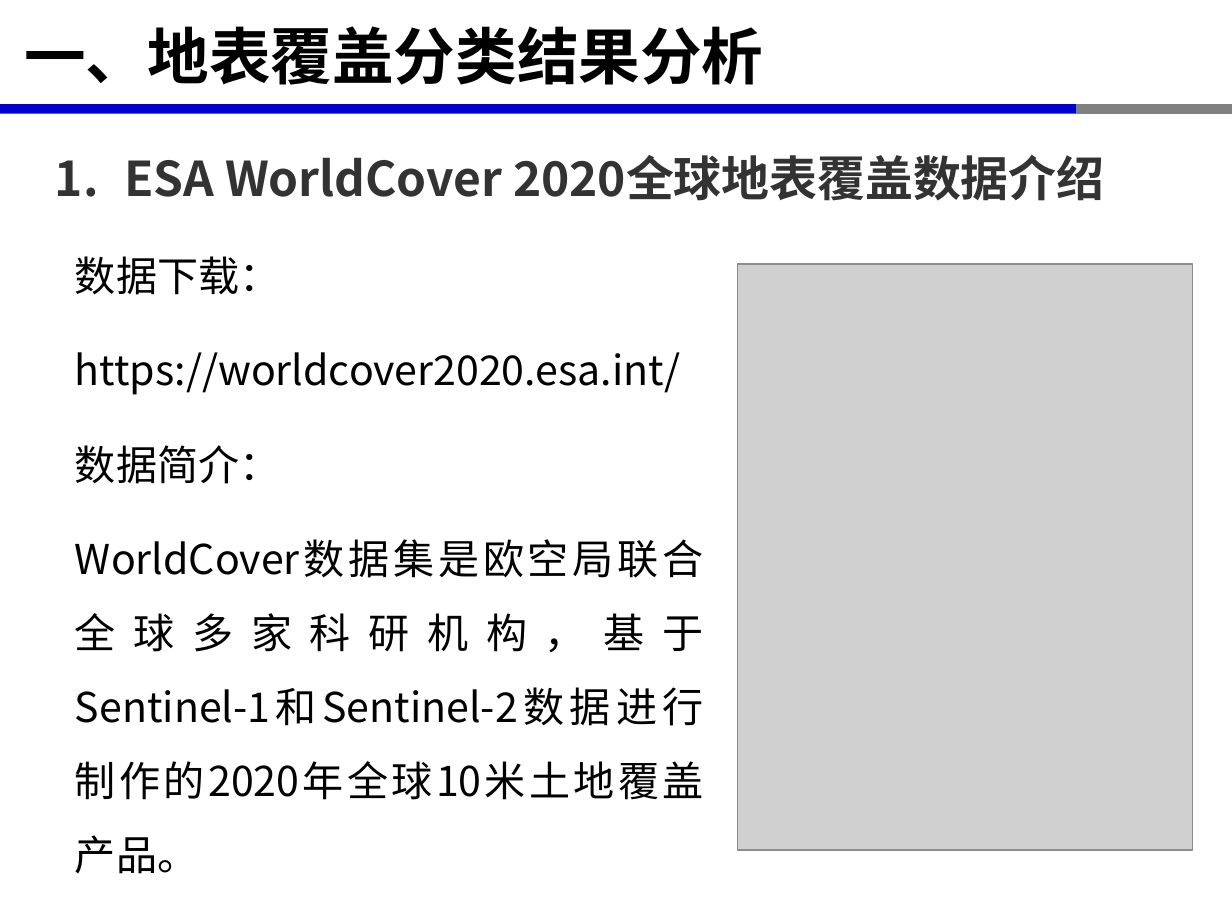
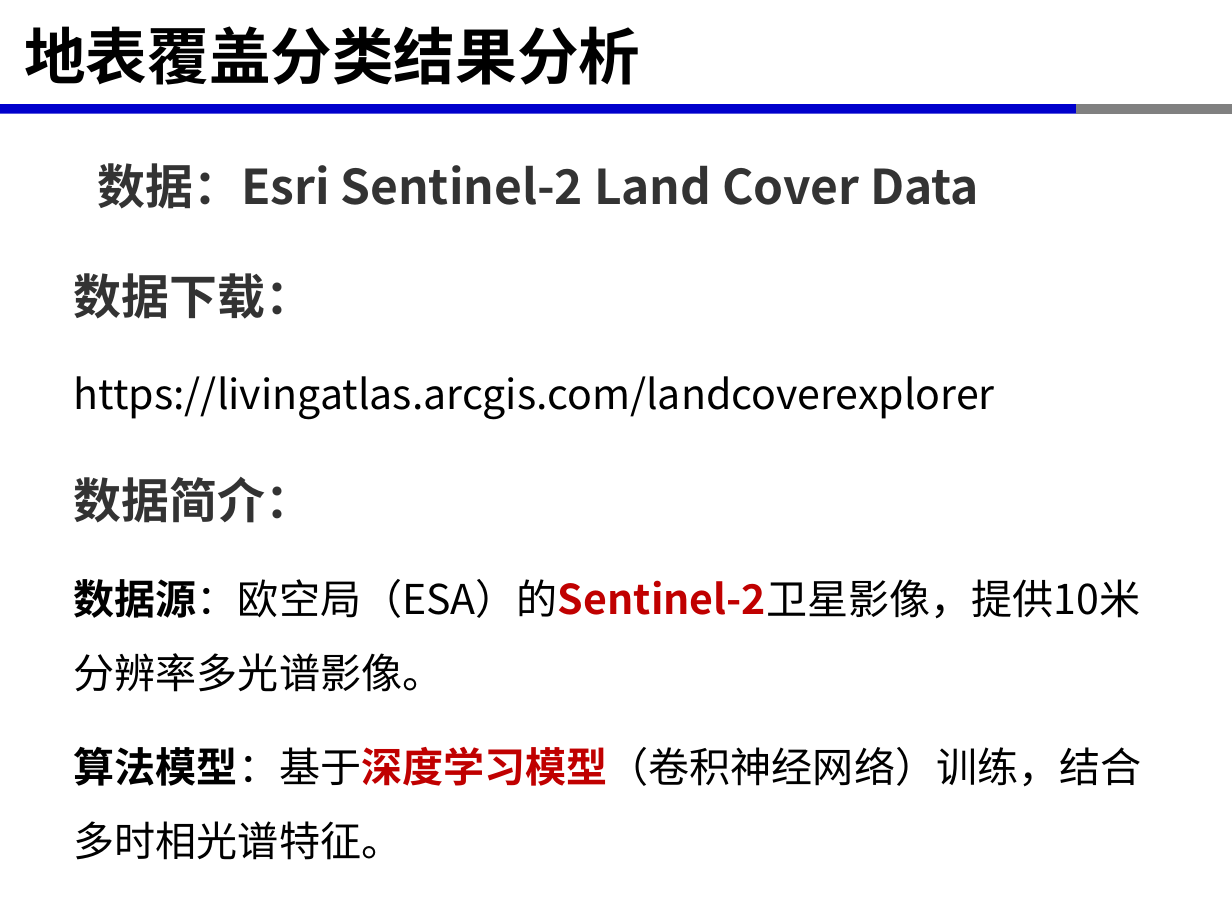
Before and after one commit to xinluo2018/spatial-data-processing, a slide deck: slide 2 of 第6章-栅格数据处理及分析/第3节-栅格数据分析.pptx (slide 6 before the commit). Drawn at 1232x924 pixels with LibreOffice and Linux fonts; fonts in the diff are those of the drawing; grey boxes stand for pictures. Boxes give left, top, right and bottom in pixels: in the first picture for what was removed or moved away, otherwise in the second. Text is boxed around its words. In the diff, an @@ line names an element or a change of style, - is before the commit and + after.

```diff
--- a/第6章-栅格数据处理及分析/第3节-栅格数据分析.pptx
+++ b/第6章-栅格数据处理及分析/第3节-栅格数据分析.pptx
@@ title at (24, 26, 640, 85): text changed @@
-一、地表覆盖分类结果分析
+地表覆盖分类结果分析
@@ text added at (98, 163, 979, 209), 28 pt, text #333333, bold @@
+数据：Esri Sentinel-2 Land Cover Data
@@ text removed at (124, 155, 1104, 201) @@
-1. ESA WorldCover 2020全球地表覆盖数据介绍
@@ text "数据下载：": place and size @@
-text "数据下载：" at (75, 256, 703, 874)
+text "数据下载：" at (74, 273, 1142, 860)
@@ picture removed at (738, 264, 1193, 850) @@
@@ text at (74, 273, 313, 523): size 24 to 28 pt, text colour #000000 to #333333, bold on in "数据下载：", "数据简介："; more space between paragraphs @@
@@ text at (74, 376, 995, 420): text changed @@
-https://worldcover2020.esa.int/
+https://livingatlas.arcgis.com/landcoverexplorer
@@ text at (74, 579, 1142, 860): text changed @@
-WorldCover数据集是欧空局联合全球多家科研机构，基于Sentinel-1和Sentinel-2数据进行制作的2020年全球10米土地覆盖产品。
+数据源：欧空局（ESA）的Sentinel-2卫星影像，提供10米分辨率多光谱影像。
+算法模型：基于深度学习模型（卷积神经网络）训练，结合多时相光谱特征。
```
Also in this commit, not shown: 3 other slides changed, 1 slide added, 7 slides removed, 19 other files.
